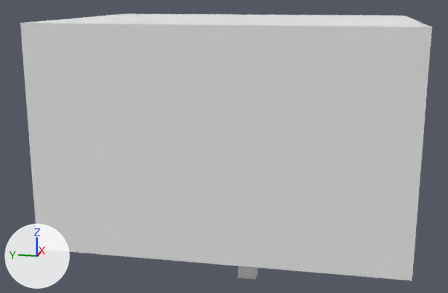
Before and after pictures for a commit that changed the Blender file dae/house1-bedroom/h1-b1-full.blend.
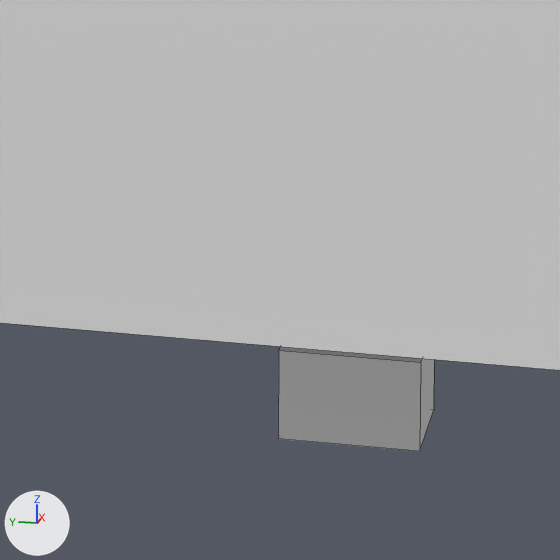
There are two pictures of each version: one whole from a 50 mm camera at (-24.11, -4.13, 8.92) aimed at (-0.02, 0.69, 2.9), one close up on the part from 45% to 61% of the width and 76% to 100% of the height. The lights are fixed; the arrows at lower left show +X, +Y and +Z. The close-ups show mesh edges as thin lines.

Script lines for the objects in view, before the commit:
```python
me_h1_b1_shell_geo = bpy.data.meshes.new('h1-b1-shell-geo')
me_h1_b1_shell_geo.from_pydata(...)  # 52 vertices, 51 faces; spans x -6.56..6.44, y -4.94..5.06, z -0.01..7.99
me_h1_b1_shell_geo.materials.append(mat_h1_b1_shell_material)  # its picture is missing
me_leg2_caff_001 = bpy.data.meshes.new('leg2-caff.001')
me_leg2_caff_001.from_pydata(...)  # a box spanning x -0.25..0.25, y -0.25..0.25, z -0.75..0.0
me_leg2_caff_001.materials.append(mat_lg2_caff_material_001)  # its picture is missing
ob_h1_b1_shell = bpy.data.objects.new('h1-b1-shell', me_h1_b1_shell_geo)
ob_h1_b1_shell.location = (0.0, 0.0, 0.0)
ob_h1_b1_shell.rotation_euler = (0.0, 0.0, -1.571)  # degrees (0, 0, -90)
ob_leg2_caff_001 = bpy.data.objects.new('leg2-caff.001', me_leg2_caff_001)
ob_leg2_caff_001.location = (-0.25, 0.0, -2.35)
ob_leg2_caff_001.rotation_euler = (-1.571, 0.0, 0.0)  # degrees (-90, 0, 0)
```
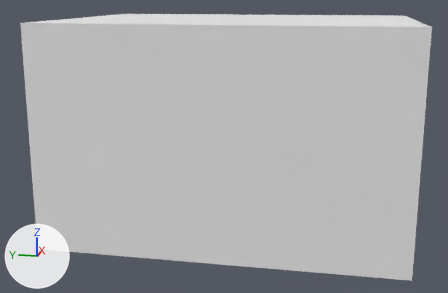
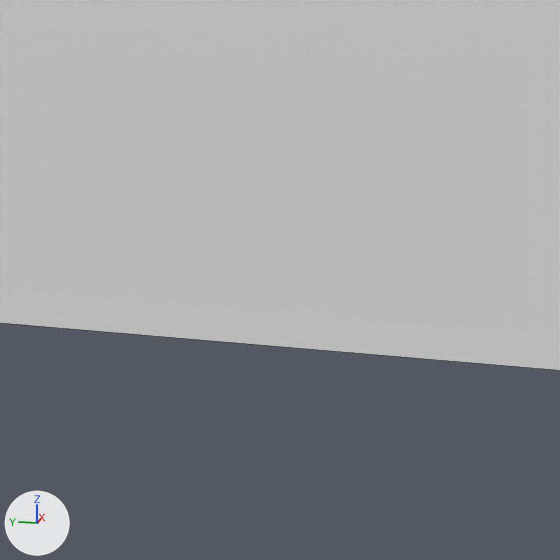
Pixel boxes (x1, y1, x2, y2) of what changed, in the close-ups (560 x 560 px):
'leg2-caff.001', deleted
    before: (278, 347, 434, 451)

The edits, one by one:
Object 'leg2-caff.001' (ob_leg2_caff_001) is deleted.
